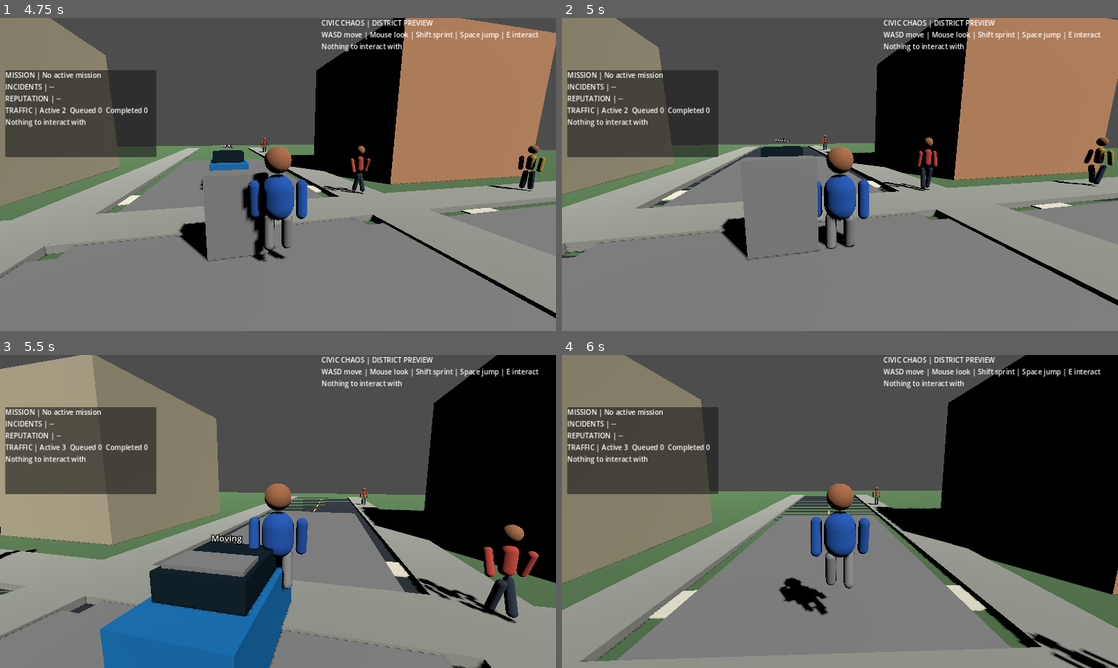
Above: before the commit, frames 1-4 (two rows, left to right).
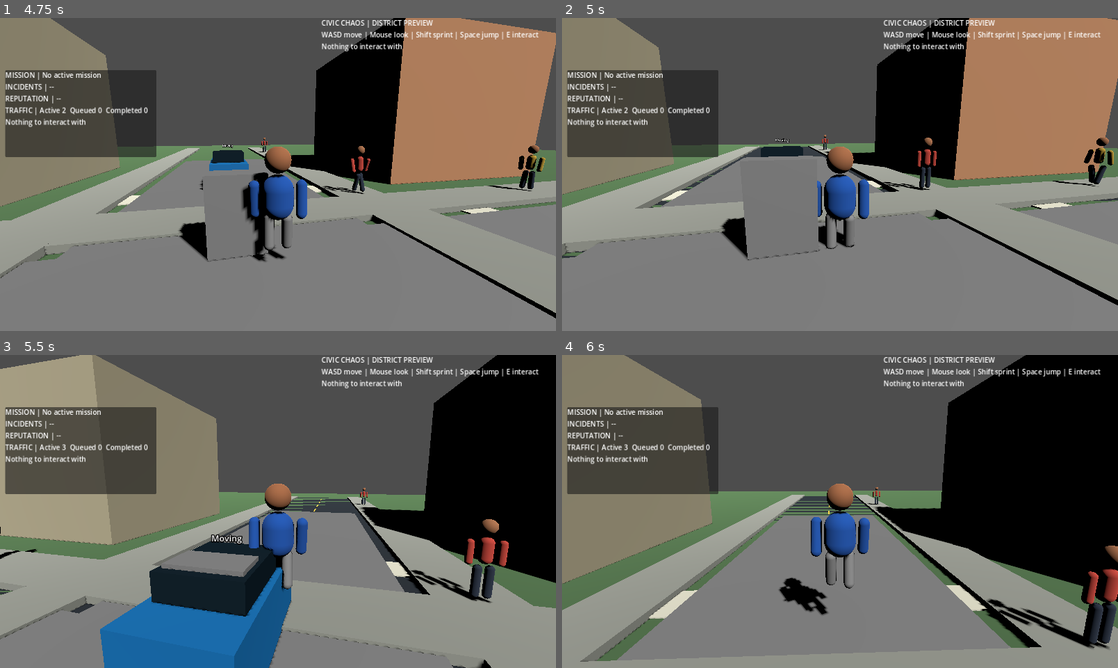
Above: after the commit, the same moments.

Repository: gauravprajapat-23/civic-chaos
Game: Godot game, scene res://scenes/core/menu.tscn
Same seed, same stepped clock (60 frames per second), same inputs: the game is played once before the commit and once after it.
Inputs (mouse positions are in pixels of both pictures, inside the frame that each line leads up to):
- Up to frame 1 (4.75 s): click "Start Game" at 0.5 s; tap Enter at 1.25 s; move the mouse to (305, 174) at 1.27 s; hold E (interact) 1.28-2.03 s; hold W (move_forward) from 1.28 s (still down); tap Space (jump) at 1.52, 2.27, 3.77, 4.52 s; move the mouse to (250, 174) at 2.02 s; tap Shift (sprint) at 2.1, 3.6 s; move the mouse to (289, 168) at 2.77 s; hold E (interact) 2.78-3.53 s; move the mouse to (272, 180) at 3.52 s; move the mouse to (316, 177) at 4.27 s; hold E (interact) from 4.28 s (still down)
- Up to frame 2 (5 s): keep holding W (move_forward); keep holding E (interact)
- Up to frame 3 (5.5 s): keep holding W (move_forward); move the mouse to (233, 508) at 5.02 s; release E (interact) at 5.03 s; tap Shift (sprint) at 5.1 s; tap Space (jump) at 5.27 s
- Up to frame 4 (6 s): keep holding W (move_forward); move the mouse to (845, 511) at 5.77 s; hold E (interact) from 5.78 s (still down)

Frame 1 is identical in both runs. In frame 2, 0.1% of the frame differs, in the area x 57-68%, y 38-56%; in frame 3, 2.3%; in frame 4, 2.4%, in the area x 74-100%, y 60-100%.

Commit message:
feat(world): share junction reservation manager with pedestrian walkers

Diff:
--- a/scripts/core/main.gd
+++ b/scripts/core/main.gd
@@ -74,8 +74,9 @@
     if junction != null:
         var signals: CivicTrafficSignalController = junction.get("traffic_signals") as CivicTrafficSignalController
         var spawner: CivicTrafficSpawner = junction.get("traffic_spawner") as CivicTrafficSpawner
+        var reservations: CivicIntersectionReservations = junction.get("intersection_reservations") as CivicIntersectionReservations
         if signals != null:
-            pedestrians.configure_traffic(signals, spawner)
+            pedestrians.configure_traffic(signals, spawner, reservations)
     print("CIVIC_CHAOS_MAIN_READY")
 
 func _unhandled_key_input(event: InputEvent) -> void:
